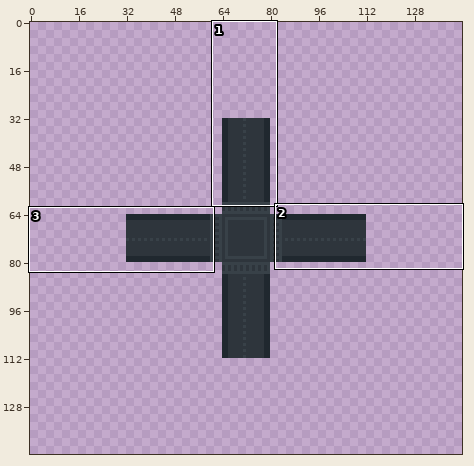
Two states of a sprite sheet, public/assets/backgrounds/dark-road.png. Above: a wide view before the commit, with the close-up outlined.
Close-up. As it was:
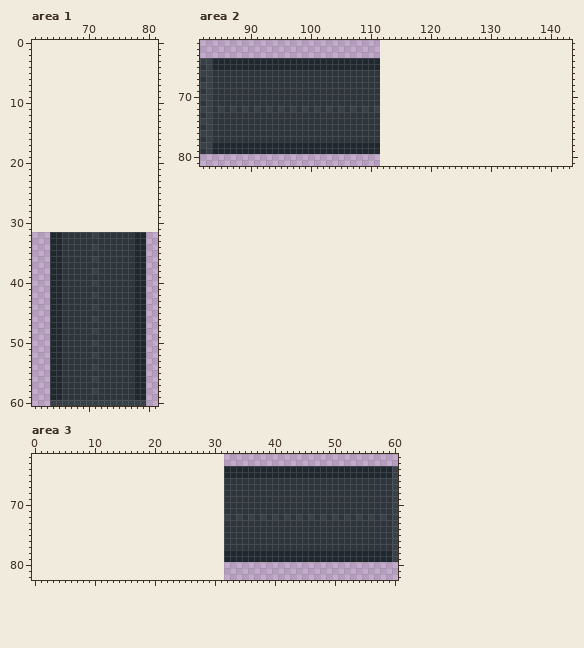
The file is 80x80 pixels. Shown: area 1: x 61..81, y 0..60; area 2: x 82..143, y 61..81; area 3: x 0..60, y 62..82. The old version is drawn lined up with the new one, on the new canvas. The commit also changed other parts of the picture, which this record leaves out.
Now the later version:
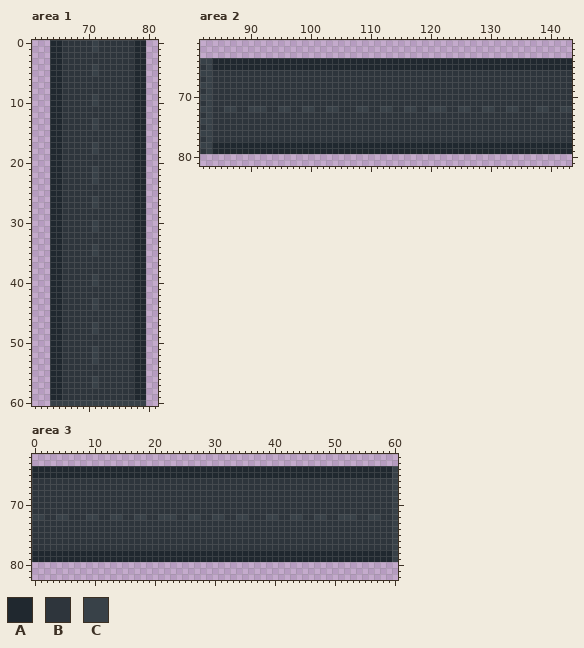
Palette (. is transparent): A #20282f  B #2e353c  C #384148
Difference:
canvas 80x80 -> 144x144, the old top-left corner now at 32,32
Area 1:
y 0..1: x 64..79 ................ -> AABBBBBCBBBBBBAA
y 2..3: x 64..79 ................ -> AABBBBBBBBBBBBAA
y 4..5: x 64..79 ................ -> AABBBBBCBBBBBBAA
y 6..8: x 64..79 ................ -> AABBBBBBBBBBBBAA
y 9..10: x 64..79 ................ -> AABBBBBCBBBBBBAA
y 11..12: x 64..79 ................ -> AABBBBBBBBBBBBAA
y 13..14: x 64..79 ................ -> AABBBBBCBBBBBBAA
y 15..16: x 64..79 ................ -> AABBBBBBBBBBBBAA
y 17..18: x 64..79 ................ -> AABBBBBCBBBBBBAA
y 19..20: x 64..79 ................ -> AABBBBBBBBBBBBAA
y 21..23: x 64..79 ................ -> AABBBBBCBBBBBBAA
y 24..25: x 64..79 ................ -> AABBBBBBBBBBBBAA
y 26..27: x 64..79 ................ -> AABBBBBCBBBBBBAA
y 28..29: x 64..79 ................ -> AABBBBBBBBBBBBAA
y 30..31: x 64..79 ................ -> AABBBBBCBBBBBBAA
y 32: x 71 C -> B
y 35: x 71 B -> C
y 36: x 71 C -> B
y 38: x 71 C -> B
y 39: x 71 B -> C
y 42: x 71 C -> B
y 43: x 71 B -> C
y 46: x 71 C -> B
y 47: x 71 B -> C
y 50: x 71 C -> B
y 51: x 71 B -> C
y 53: x 71 B -> C
y 54: x 71 C -> B
y 57: x 71 B -> C
y 58: x 71 C -> B
Area 2:
y 64..65: x 112..143 ................................ -> AAAAAAAAAAAAAAAAAAAAAAAAAAAAAAAA
y 66..71: x 112..143 ................................ -> BBBBBBBBBBBBBBBBBBBBBBBBBBBBBBBB
y 72: x 85..86 CB -> BC; x 89..90 CB -> BC; x 92..93 BC -> CB; x 96..97 BC -> CB; x 100..101 BC -> CB; x 104..105 BC -> CB; x 107..108 CB -> BC; x 111..143 C................................ -> BCCBBCCBBCCCBBCCBBCCBBCCBBBCCBBCC
y 73..77: x 112..143 ................................ -> BBBBBBBBBBBBBBBBBBBBBBBBBBBBBBBB
y 78..79: x 112..143 ................................ -> AAAAAAAAAAAAAAAAAAAAAAAAAAAAAAAA
Area 3:
y 64..65: x 0..31 ................................ -> AAAAAAAAAAAAAAAAAAAAAAAAAAAAAAAA
y 66..71: x 0..31 ................................ -> BBBBBBBBBBBBBBBBBBBBBBBBBBBBBBBB
y 72: x 0..32 ................................C -> CCBBCCBBBCCBBCCBBCCBBCCCBBCCBBCCB; x 35..36 BC -> CB; x 38..39 CB -> BC; x 42..43 CB -> BC; x 46..47 CB -> BC; x 50..51 CB -> BC; x 53..54 BC -> CB; x 57..58 BC -> CB
y 73..77: x 0..31 ................................ -> BBBBBBBBBBBBBBBBBBBBBBBBBBBBBBBB
y 78..79: x 0..31 ................................ -> AAAAAAAAAAAAAAAAAAAAAAAAAAAAAAAA
